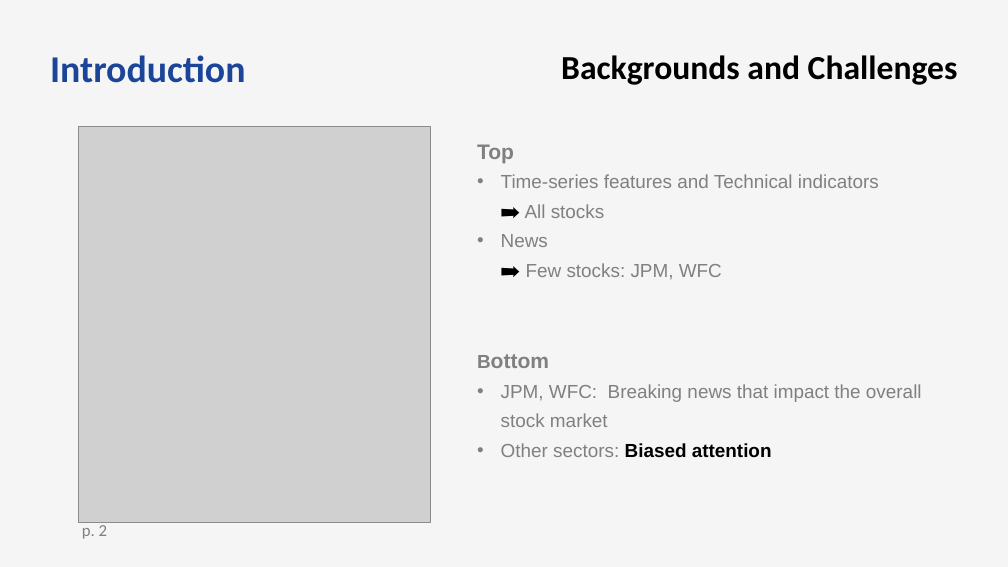
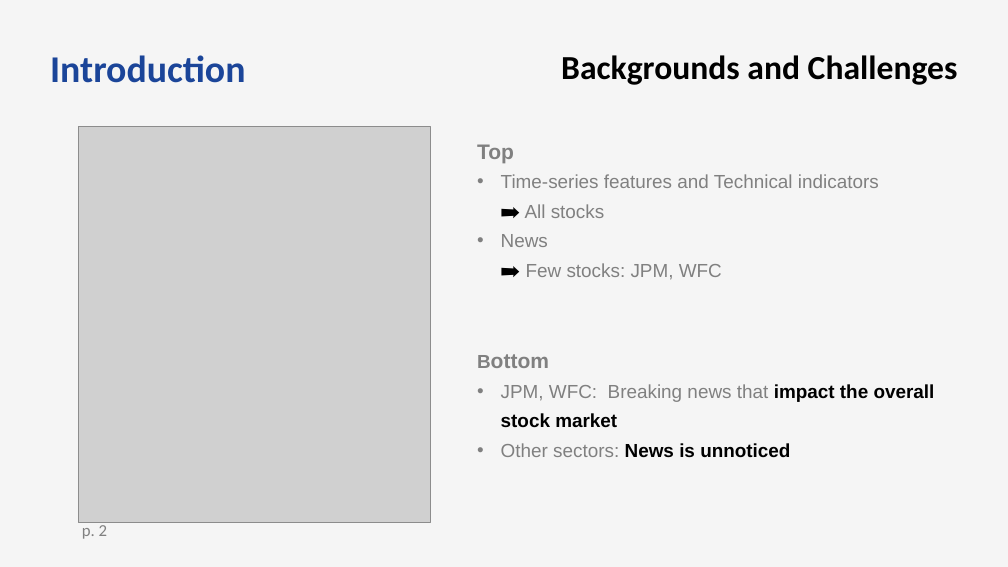
Before and after one commit to bts1991/study, a slide deck: slide 4 of 논문 Review/Others/paper_review.pptx. Drawn at 1008x567 pixels with LibreOffice and Linux fonts; fonts in the diff are those of the drawing; grey boxes stand for pictures. Boxes give left, top, right and bottom in pixels: in the first picture for what was removed or moved away, otherwise in the second. Text is boxed around its words. In the diff, an @@ line names an element or a change of style, - is before the commit and + after.

```diff
--- a/논문 Review/Others/paper_review.pptx
+++ b/논문 Review/Others/paper_review.pptx
@@ text at bbox=[501, 384, 935, 428]: text colour #808080 to #000000, bold on in "impact the overall stock market" @@
@@ text at bbox=[501, 443, 790, 458]: text changed @@
-  • Other sectors: Biased attention
+  • Other sectors: News is unnoticed
```
Also in this commit, not shown: 10 other slides changed, 2 other files.
